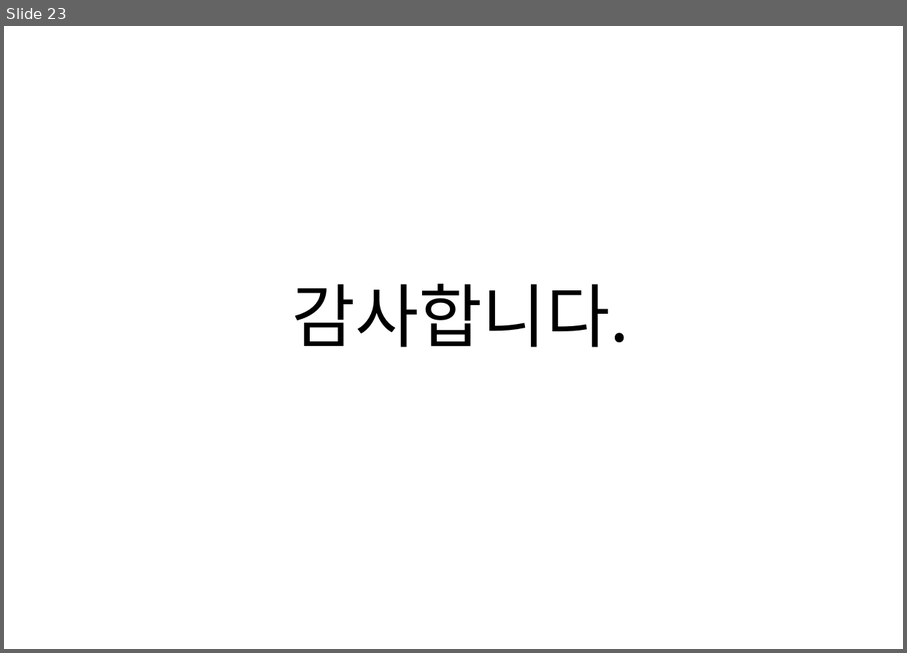
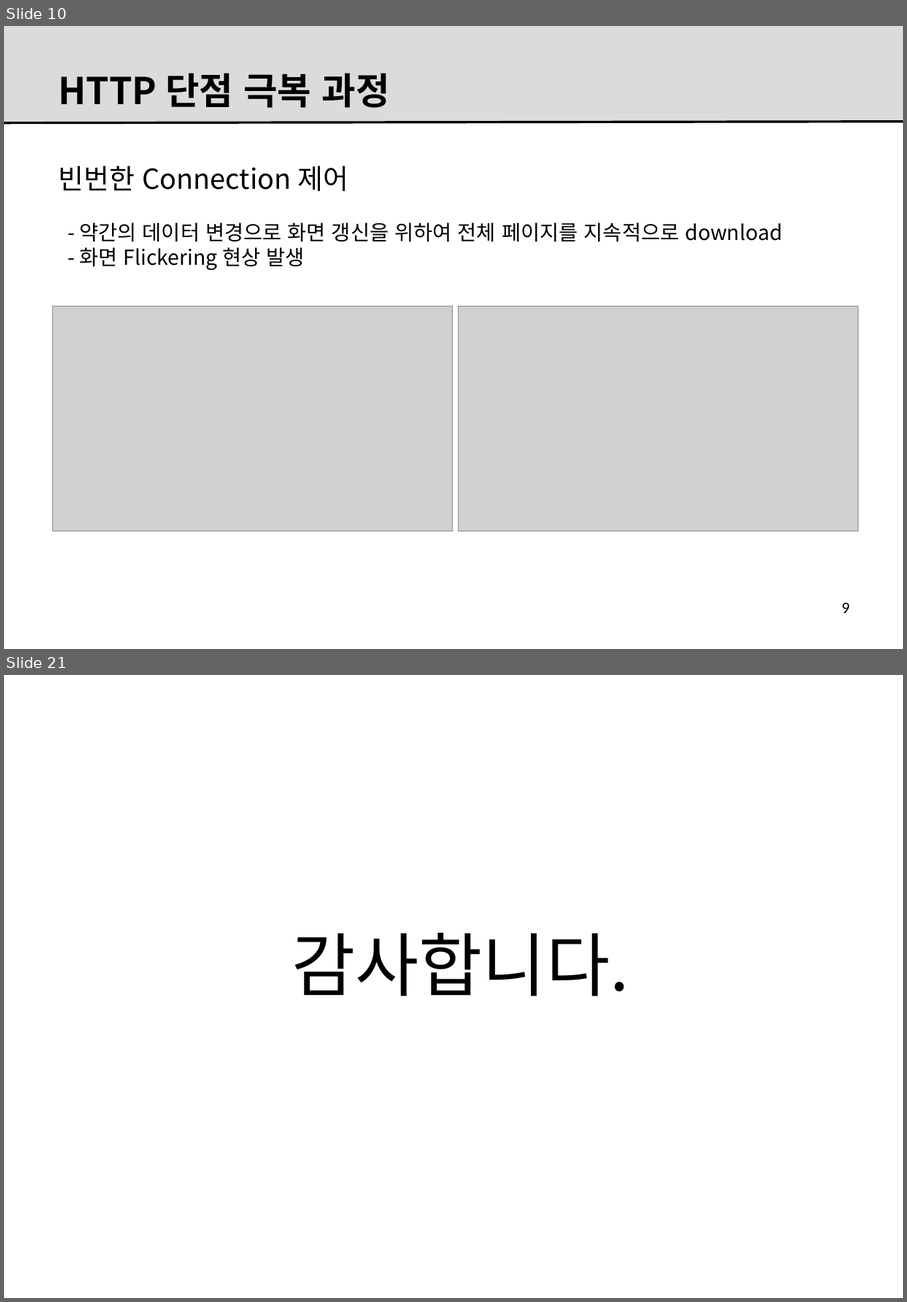
Before and after one commit to kitdvl/CodeX, a slide deck: Lectures/0002.FE.vs.BE.pptx. Shown one above the other, each under a label of ours: slide 23 before the commit, slides 10 and 21 after it; the slides between them are not shown. The pictures are 907x653 and 907x1302 pixels, drawn with LibreOffice and Linux fonts; fonts in the diff are those of the drawing; grey boxes stand for pictures; background and template pictures are left out. Boxes give left, top, right and bottom in pixels: in the first picture for what was removed or moved away, otherwise in the second. Text is boxed around its words. In the diff, an @@ line names an element or a change of style, - is before the commit and + after.

```diff
--- a/Lectures/0002.FE.vs.BE.pptx
+++ b/Lectures/0002.FE.vs.BE.pptx
@@ slide 10 added at bbox=[4, 26, 903, 649], background #FFFFFF @@
@@ rectangle added at bbox=[4, 26, 903, 123], fill #DBDBDB @@
@@ title added at bbox=[59, 73, 390, 108], 32 pt, text #000000, bold @@
+HTTP 단점 극복 과정
@@ line added from (4, 123) to (903, 122), #000000 2 pt @@
@@ text added at bbox=[58, 165, 782, 270], 18 pt, text #000000 @@
+빈번한 Connection 제어
+- 약간의 데이터 변경으로 화면 갱신을 위하여 전체 페이지를 지속적으로 download
+- 화면 Flickering 현상 발생
@@ picture added at bbox=[53, 306, 453, 531] @@
@@ picture added at bbox=[458, 306, 859, 531] @@
@@ page number added at bbox=[842, 602, 850, 613], 14 pt, text #000000 @@
+9
@@ what was slide 23 is now slide 21 @@
```
Also in this commit, not shown: 1 slide changed, 18 other slides added, 21 slides removed, 44 other files.
